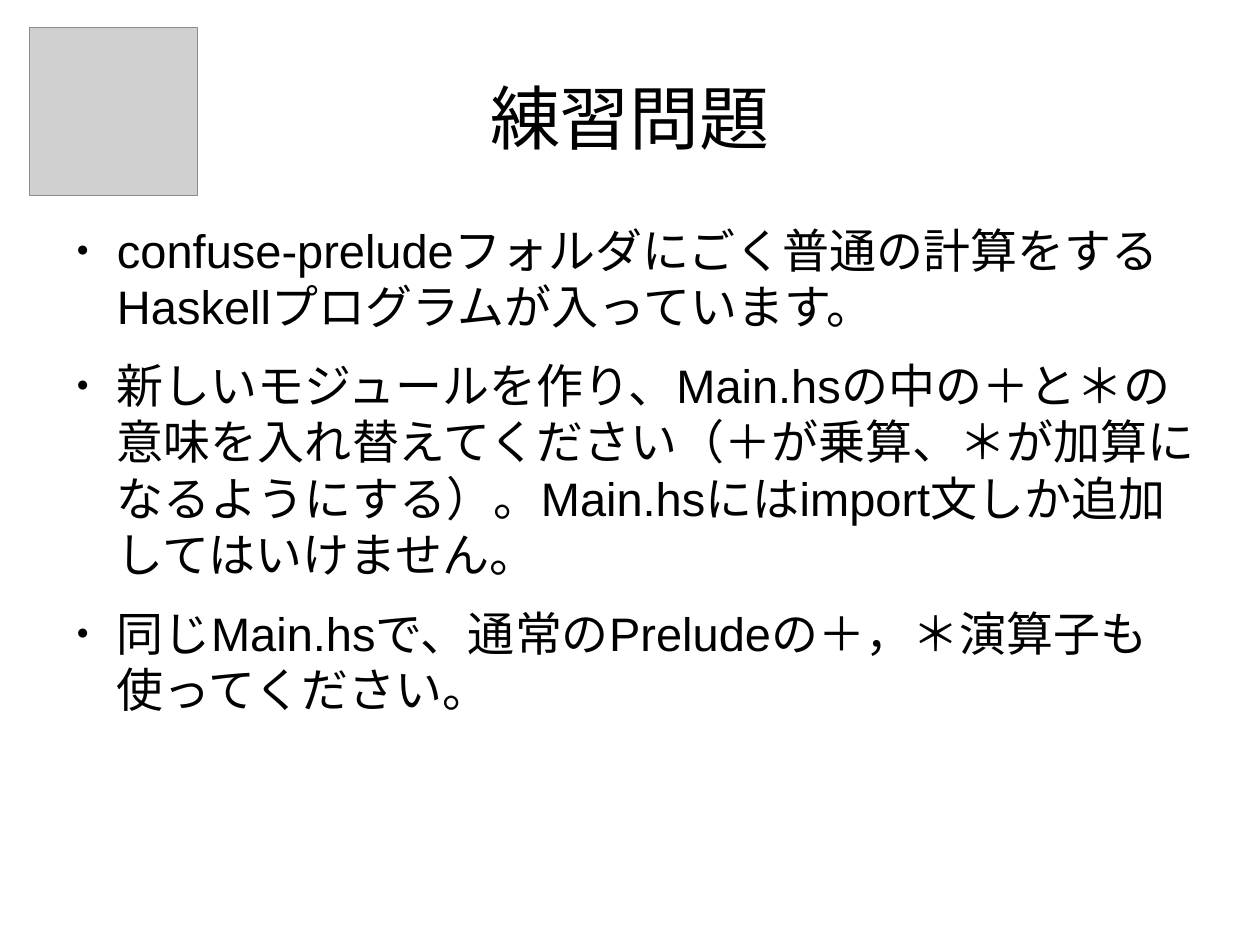
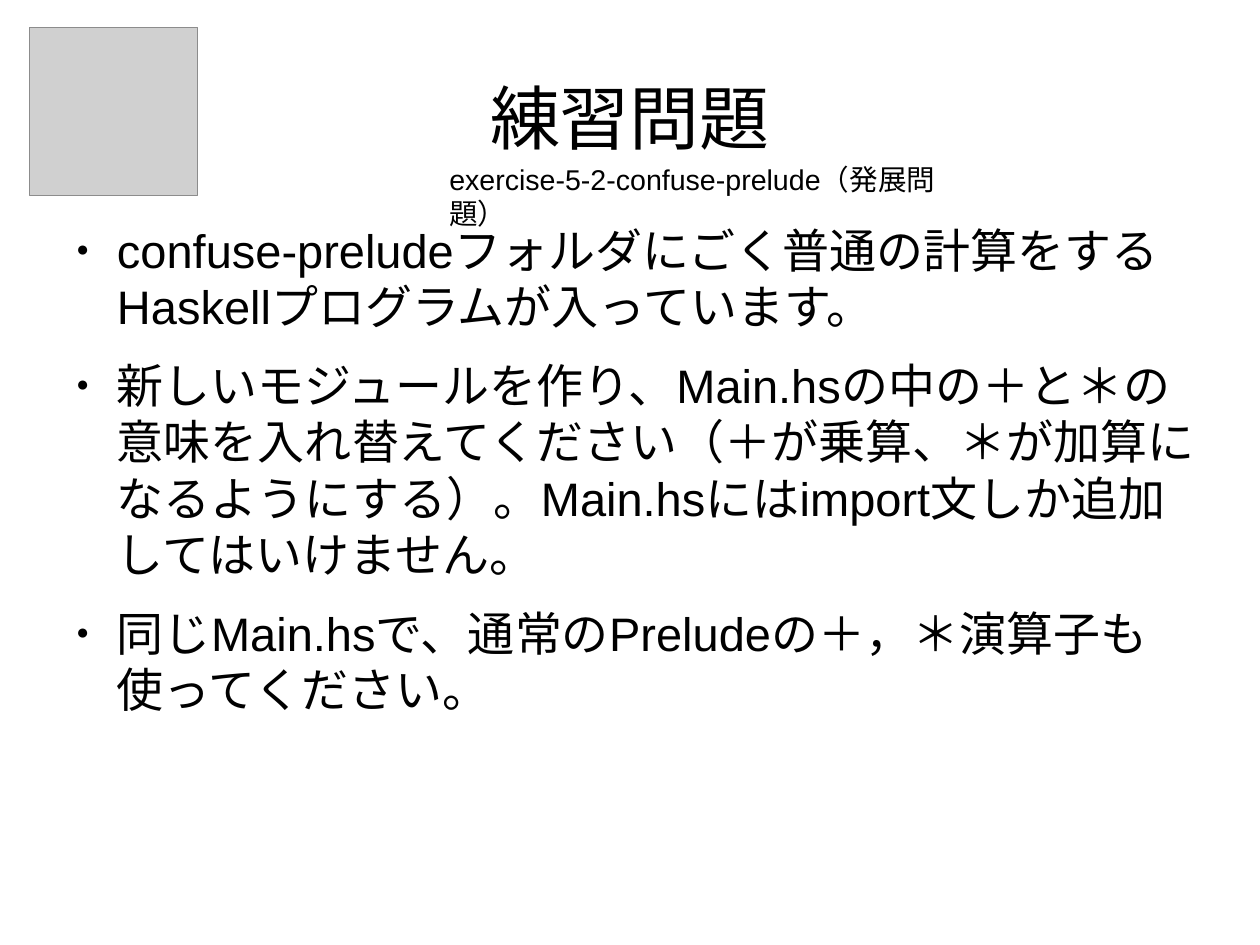
Before and after one commit to nushio3/learn-haskell, a slide deck: slide 70 of Tsukuba-2016.odp (slide 69 before the commit). Drawn at 1260x945 pixels with LibreOffice and Linux fonts; fonts in the diff are those of the drawing; grey boxes stand for pictures. Boxes give left, top, right and bottom in pixels: in the first picture for what was removed or moved away, otherwise in the second. Text is boxed around its words. In the diff, an @@ line names an element or a change of style, - is before the commit and + after.

```diff
--- a/Tsukuba-2016.odp
+++ b/Tsukuba-2016.odp
@@ text added at box(449, 168, 935, 227), 18 pt, text #000000 @@
+exercise-5-2-confuse-prelude（発展問題）
```
Also in this commit, not shown: 3 other slides changed, 4 slides added.
